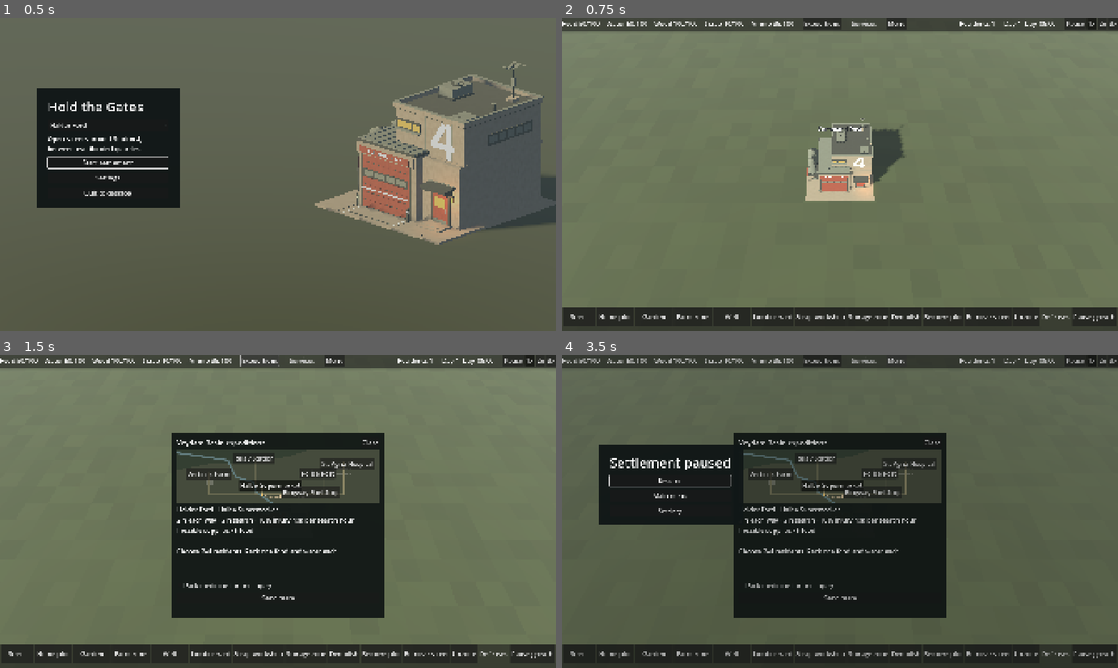
Above: before the commit, frames 1-4 (two rows, left to right).
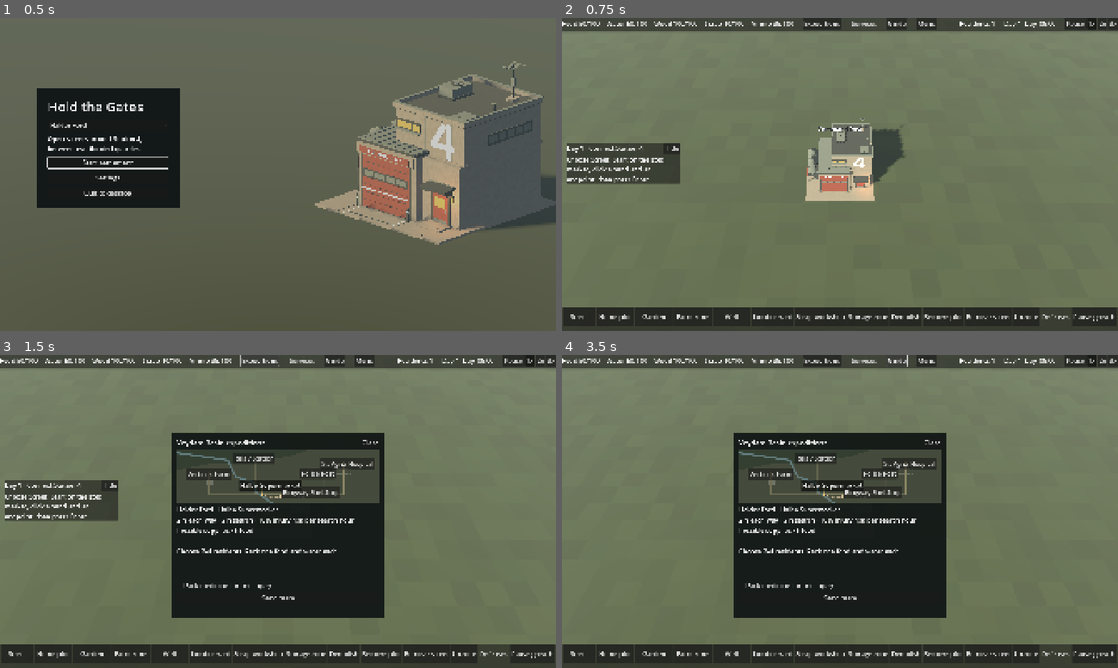
Above: after the commit, the same moments.

Repository: J3vb/zombie-city-builder
Game: Godot game, scene res://scenes/main/title.tscn
Same seed, same stepped clock (60 frames per second), same inputs: the game is played once before the commit and once after it.
Inputs (mouse positions are in pixels of both pictures, inside the frame that each line leads up to):
- Up to frame 1 (0.5 s): no input
- Up to frame 2 (0.75 s): click "Start settlement" at 0.5 s
- Up to frame 3 (1.5 s): click "Expeditions" at 1.25 s
- Up to frame 4 (3.5 s): click "Services" at 2 s; click (895, 361) at 2.75 s, where only the run after the commit has a clickable "Guide"

Frame 1 is identical in both runs. In frame 2, 2.7% of the frame differs, in the area x 0-68%, y 0-54%; in frame 3, 2.7%; in frame 4, 31%, in the area x 0-100%, y 0-97%.

Commit message:
Guide the first three days and score the settlement's nights

Diff:
--- a/project.godot
+++ b/project.godot
@@ -17,6 +17,7 @@
 EventBus="*res://scripts/autoload/event_bus.gd"
 GameClock="*res://scripts/autoload/game_clock.gd"
 Economy="*res://scripts/autoload/economy.gd"
+AudioManager="*res://scripts/autoload/audio_manager.gd"
 
 [display]
 
--- a/scenes/ui/hud.tscn
+++ b/scenes/ui/hud.tscn
@@ -11,6 +11,8 @@
 [ext_resource type="PackedScene" path="res://scenes/ui/service_panel.tscn" id="5_services"]
 
 [ext_resource type="PackedScene" path="res://scenes/ui/research_panel.tscn" id="6_tech"]
+
+[ext_resource type="Script" path="res://scripts/ui/opening_guide.gd" id="7_guide"]
 
 [node name="Hud" type="CanvasLayer"]
 script = ExtResource("1_hud")
@@ -41,6 +43,11 @@
 [node name="Services" type="MenuButton" parent="TopBar/Scroll/Row"]
 unique_name_in_owner = true
 text = "Services"
+
+[node name="GuideButton" type="Button" parent="TopBar/Scroll/Row"]
+unique_name_in_owner = true
+text = "Guide"
+visible = false
 
 [node name="Menu" type="Button" parent="TopBar/Scroll/Row"]
 unique_name_in_owner = true
@@ -119,3 +126,7 @@
 [node name="ServicePanel" parent="." instance=ExtResource("5_services")]
 
 [node name="ResearchPanel" parent="." instance=ExtResource("6_tech")]
+
+[node name="OpeningGuide" type="PanelContainer" parent="."]
+visible = false
+script = ExtResource("7_guide")
--- /dev/null
+++ b/scripts/autoload/audio_manager.gd
@@ -0,0 +1,146 @@
+extends Node
+## Plays settlement music and mixes bounded sound effects independently from simulation.
+
+const TRACKS := ["day_watch", "dusk_watch", "horde_watch"]
+const EFFECTS := ["gate", "breach", "radio", "warning", "work", "shot", "groan", "select"]
+const POOL_SIZE := 10
+
+var town: World
+var track := ""
+var _clips: Dictionary[String, AudioStream] = {}
+var _voices: Array[AudioStreamPlayer] = []
+var _music := AudioStreamPlayer.new()
+var _ui := AudioStreamPlayer.new()
+var _alert := AudioStreamPlayer.new()
+var _last: Dictionary[String, int] = {}
+var _headless := DisplayServer.get_name() == "headless"
+var _quitting := false
+var _radio_pending := false
+var _groan_in := 0.0
+var _phase_timer := 0.0
+
+
+func _ready() -> void:
+	process_mode = Node.PROCESS_MODE_ALWAYS
+	get_tree().auto_accept_quit = false
+	get_window().close_requested.connect(quit_game)
+	for id: String in TRACKS + EFFECTS:
+		var clip := load("res://assets/audio/%s.ogg" % id) as AudioStreamOggVorbis
+		if clip != null:
+			clip.loop = id in TRACKS
+			_clips[id] = clip
+	for player in [_music, _ui, _alert]:
+		add_child(player)
+	_music.bus = &"Music"
+	_ui.bus = &"UI"
+	_alert.bus = &"SFX"
+	for i in POOL_SIZE:
+		var player := AudioStreamPlayer.new()
+		player.bus = &"SFX"
+		add_child(player)
+		_voices.append(player)
+	EventBus.building_placed.connect(_building)
+	get_tree().node_added.connect(_new_control)
+	_play_track("day_watch")
+
+
+func _new_control(node: Node) -> void:
+	if node is BaseButton and not node.pressed.is_connected(_click):
+		node.pressed.connect(_click)
+
+
+func _building(_site: Node) -> void:
+	effect("work")
+
+
+func _click() -> void:
+	_play(_ui, "select")
+
+
+func bind(world: World) -> void:
+	town = world
+	_last.clear()
+	_radio_pending = false
+	_groan_in = 3.0
+	_phase_timer = 0.0
+	_play_track("day_watch")
+
+
+func _process(dt: float) -> void:
+	_phase_timer -= dt
+	if _phase_timer > 0.0:
+		return
+	_phase_timer = 0.25
+	if not is_instance_valid(town) or not town.is_inside_tree():
+		town = null
+		_play_track("day_watch")
+		return
+	var choice := town.expeditions.phase == Expeditions.Phase.CHOICE
+	if choice and not _radio_pending:
+		effect("radio")
+	_radio_pending = choice
+	if get_tree().paused or GameClock.ended or GameClock.speed == 0:
+		return
+	if (
+		GameClock.is_night()
+		and town.horde.warning_day == GameClock.day
+		and town.horde.approach >= 0
+	):
+		_play_track("horde_watch")
+	elif GameClock._dusk_sent:
+		_play_track("dusk_watch")
+	else:
+		_play_track("day_watch")
+	_groan_in -= _phase_timer
+	if _groan_in <= 0.0 and town.zombies.count() > 0:
+		var center := town.to_sim(town.camera.position)
+		if town.zombies.has_living_near(center, town.tile_size().x * 24):
+			effect("groan")
+		_groan_in = 5.0
+
+
+func _play_track(id: String) -> void:
+	if track != id:
+		track = id
+		_play(_music, id)
+
+
+func _play(player: AudioStreamPlayer, id: String) -> void:
+	if not _quitting and _clips.has(id):
+		player.stream = _clips[id]
+		if not _headless:
+			player.play()
+
+
+func effect(id: String) -> void:
+	if not is_instance_valid(town) or not town.is_inside_tree() or not _clips.has(id):
+		return
+	var now := Time.get_ticks_msec()
+	if _last.has(id) and now - _last[id] < 140:
+		return
+	_last[id] = now
+	if id in ["warning", "radio", "breach"]:
+		_play(_alert, id)
+		return
+	for voice in _voices:
+		if not voice.playing:
+			_play(voice, id)
+			return
+
+
+func quit_game() -> void:
+	if _quitting:
+		return
+	_quitting = true
+	for player: AudioStreamPlayer in _voices + [_music, _ui, _alert]:
+		player.stop()
+	# Let the audio driver finish the outstanding mix before releasing the streams.
+	await get_tree().create_timer(maxf(0.12, AudioServer.get_output_latency() * 2.0)).timeout
+	get_tree().quit()
+
+
+func _exit_tree() -> void:
+	for player: AudioStreamPlayer in _voices + [_music, _ui, _alert]:
+		player.stop()
+		player.stream = null
+	_clips.clear()
--- a/scripts/buildings/defense_tower.gd
+++ b/scripts/buildings/defense_tower.gd
@@ -52,6 +52,7 @@
 	world.zombies.weapon_hit(nearest, rules.damage, rules.ammo_per_shot > 0)
 	if rules.noise_tiles > 0.0:
 		world.horde.gunshot()
+		AudioManager.effect("shot")
 	world.zombies.alert(origin, rules.noise_tiles * world.grid.tile_size)
 	shots += 1
 	_cooldown = rules.shot_interval
--- a/scripts/main/main.gd
+++ b/scripts/main/main.gd
@@ -4,6 +4,7 @@
 
 const WORLD_SCENE := preload("res://scenes/world/world.tscn")
 
+var guided := false
 var selected_map: MapDef
 var world: World
 
@@ -30,7 +31,8 @@
 	world.map_def = selected_map
 	add_child(world)
 	move_child(world, 0)
-	_hud.bind(world.build_tool)
+	AudioManager.bind(world)
+	_hud.bind(world.build_tool, guided)
 	_hud.show()
 
 
--- a/scripts/main/session_front.gd
+++ b/scripts/main/session_front.gd
@@ -26,7 +26,7 @@
 	%Start.pressed.connect(start_game)
 	%Resume.pressed.connect(resume_game)
 	%Return.pressed.connect(_ask_return)
-	%Quit.pressed.connect(func() -> void: get_tree().quit())
+	%Quit.pressed.connect(AudioManager.quit_game)
 	%Confirm.pressed.connect(return_to_title)
 	%Back.pressed.connect(pause_game)
 	$TitleSet/Camera.look_at(Vector3(-3, 2, 4))
@@ -50,6 +50,7 @@
 	remove_child(_set)
 	game = GAME.instantiate() as Main
 	game.selected_map = MAPS[_choice.selected]
+	game.guided = true
 	game.process_mode = Node.PROCESS_MODE_PAUSABLE
 	add_child(game)
 	game.world.camera.lens.make_current()
--- a/scripts/systems/horde_director.gd
+++ b/scripts/systems/horde_director.gd
@@ -105,6 +105,7 @@
 				available.append(side)
 		if not available.is_empty():
 			approach = available[rng.randi_range(0, available.size() - 1)]
+			AudioManager.effect("warning")
 	warning_day = day
 
 
--- a/scripts/ui/hud.gd
+++ b/scripts/ui/hud.gd
@@ -26,6 +26,7 @@
 
 
 func _ready() -> void:
+	%GuideButton.pressed.connect($OpeningGuide.toggle)
 	for id in ["clinic", "cold_room", "generator", "floodlight"]:
 		_services.append(load("res://data/buildings/%s.tres" % id) as ServiceDef)
 	%Services.get_popup().add_item("Town health and power", 0)
@@ -135,7 +136,10 @@
 		$ExpeditionPanel.open(_build_tool.world.expeditions)
 
 
-func bind(build_tool: BuildTool) -> void:
+func bind(build_tool: BuildTool, guided: bool = false) -> void:
+	%GuideButton.visible = guided
+	if guided:
+		$OpeningGuide.bind(build_tool.world)
 	$ResearchPanel.hide()
 	_build_tool = build_tool
 	$ServicePanel.hide()
--- /dev/null
+++ b/scripts/ui/opening_guide.gd
@@ -0,0 +1,157 @@
+class_name OpeningGuide
+extends PanelContainer
+## Guides the first three days using milestones reached in the live settlement.
+
+const STEPS := [
+	[
+		"Day 1 · Connect Station 4",
+		(
+			"Choose Street. Start on the gold marker, click a bend and an endpoint, "
+			+ "then press Enter."
+		)
+	],
+	[
+		"Day 1 · House the first workers",
+		(
+			"Choose Home plot beside the connected street. Reserve two plots so the "
+			+ "town can staff defenses."
+		)
+	],
+	[
+		"Day 1 · Take the first watch",
+		(
+			"Open Defenses and place a watchtower near Station 4. After Ada finishes, "
+			+ "use Manage worker to post a resident. Pack ammo at Station 4."
+		)
+	],
+	[
+		"Day 2 · Grow food",
+		(
+			"Choose Garden and place it on its own patch of clear ground. Assign a "
+			+ "daytime worker or leave hiring open."
+		)
+	],
+	[
+		"Day 2 · Supply water",
+		(
+			"Place a Well and staff it. Workers deliver finished shifts at dawn. "
+			+ "Inspect a site to see what's blocking production."
+		)
+	],
+	[
+		"Day 2 · Build a gate",
+		(
+			"Open Defenses and place a gate on a street. Let the builder finish it, "
+			+ "then inspect it to choose whether to close at dusk."
+		)
+	],
+	[
+		"Day 3 · Read the warning",
+		(
+			"Check the incoming edge at dusk. Move defenders back to their towers and "
+			+ "pack enough rounds before nightfall."
+		)
+	],
+	[
+		"Day 3 · Hold until dawn",
+		"Keep Station 4 and at least one resident alive through the third night."
+	],
+	[
+		"Opening complete",
+		"You held the first major horde. Open Expeditions to plan your first trip " + "out of town."
+	]
+]
+
+var step := 0
+var dismissed := false
+var world: World
+var _heading := Label.new()
+var _body := Label.new()
+var _timer := 0.0
+
+
+func _ready() -> void:
+	anchor_top = 0.5
+	anchor_bottom = 0.5
+	offset_left = 16
+	offset_right = 407
+	offset_top = -110
+	grow_vertical = GROW_DIRECTION_END
+	var box := VBoxContainer.new()
+	add_child(box)
+	var top := HBoxContainer.new()
+	box.add_child(top)
+	_heading.size_flags_horizontal = SIZE_EXPAND_FILL
+	top.add_child(_heading)
+	var close := Button.new()
+	close.text = "Hide"
+	close.pressed.connect(toggle)
+	top.add_child(close)
+	_body.autowrap_mode = TextServer.AUTOWRAP_WORD_SMART
+	_body.mouse_filter = MOUSE_FILTER_IGNORE
+	box.add_child(_body)
+	_refresh()
+
+
+func bind(town: World) -> void:
+	world = town
+	step = 0
+	dismissed = false
+	show()
+	_refresh()
+
+
+func toggle() -> void:
+	dismissed = not dismissed
+	visible = not dismissed
+
+
+func _process(dt: float) -> void:
+	_timer -= dt
+	if _timer <= 0.0 and is_instance_valid(world) and not GameClock.ended:
+		_timer = 0.5
+		advance()
+
+
+func advance() -> void:
+	while step < STEPS.size() - 1 and _achieved():
+		step += 1
+	_refresh()
+
+
+func _achieved() -> bool:
+	var done := false
+	match step:
+		0:
+			for road: Street in world.roads.roads.values():
+				if road.controls.size() >= 3 and world.roads.reachable.has(road.line[0]):
+					done = true
+					break
+		1:
+			done = world.plots.plots.size() >= 2
+		2:
+			for member in world.safety.people:
+				if member.on_watch():
+					done = true
+					break
+		3, 4:
+			var item: StringName = &"food" if step == 3 else &"water"
+			for site in world.jobs.sites:
+				if site.def.output_resource == item and world.jobs.worker_at(site) != null:
+					done = true
+					break
+		5:
+			for segment: BarrierSegment in world.grid.barriers.values():
+				if segment.complete and segment.def.gate:
+					done = true
+					break
+		6:
+			done = world.horde.warning_day >= 3 and (world.horde.approach >= 0 or GameClock.day > 3)
+		7:
+			done = GameClock.day >= 4 and world.command_post.health > 0
+	return done
+
+
+func _refresh() -> void:
+	_heading.text = STEPS[step][0]
+	_body.text = STEPS[step][1]
--- a/scripts/world/perimeter.gd
+++ b/scripts/world/perimeter.gd
@@ -128,6 +128,7 @@
 		_closing.append(segment)
 	elif segment.opened != open:
 		segment.opened = open
+		AudioManager.effect("gate")
 		world.grid.restore_ground(segment.cell)
 		_changed()
 
@@ -153,6 +154,7 @@
 	if segment.complete and segment.health > 0 and not damaged.has(segment):
 		damaged.append(segment)
 	if segment.health == 0:
+		AudioManager.effect("breach")
 		remove(segment, false)
 
 
--- /dev/null
+++ b/tests/test_opening_guide.gd
@@ -0,0 +1,46 @@
+extends TestCase
+## Verify that objectives respond to the player's town, and alerts keep a reserved audio voice.
+
+
+func test_connected_street_advances_and_guide_can_be_reopened() -> void:
+	var fx := WorldFixture.new()
+	var w := fx.create()
+	var guide := OpeningGuide.new()
+	w.add_child(guide)
+	guide.bind(w)
+	guide.advance()
+	assert_eq(guide.step, 0)
+	var start := w.roads.entrance
+	var tiles := float(w.grid.tile_size)
+	var path := PackedVector2Array(
+		[start, start + Vector2(0, 4) * tiles, start + Vector2(3, 8) * tiles]
+	)
+	assert_true(w.roads.add_road(path) != null)
+	guide.advance()
+	assert_eq(guide.step, 1)
+	guide.toggle()
+	assert_true(not guide.visible)
+	guide.toggle()
+	assert_true(guide.visible)
+	assert_eq(guide.step, 1)
+	fx.destroy()
+
+
+func test_sound_mixer_uses_bounded_voices_and_distinct_watch_music() -> void:
+	var fx := WorldFixture.new()
+	var w := fx.create()
+	AudioManager.bind(w)
+	assert_eq(AudioManager.track, "day_watch")
+	for id: String in AudioManager.TRACKS + AudioManager.EFFECTS:
+		assert_true(AudioManager._clips.has(id), "Missing audio " + id)
+	assert_eq(AudioManager._voices.size(), AudioManager.POOL_SIZE)
+	AudioManager.effect("warning")
+	assert_true(AudioManager._alert.stream == AudioManager._clips["warning"])
+	GameClock.time_of_day = 0.85
+	GameClock._dusk_sent = true
+	w.horde.warning_day = GameClock.day
+	w.horde.approach = 1
+	AudioManager._phase_timer = 0
+	AudioManager._process(0.3)
+	assert_eq(AudioManager.track, "horde_watch")
+	fx.destroy()
Not shown, added: assets/audio/breach.ogg.import
Not shown, added: assets/audio/day_watch.ogg.import
Not shown, added: assets/audio/dusk_watch.ogg.import
Not shown, added: assets/audio/gate.ogg.import
Not shown, added: assets/audio/groan.ogg.import
Not shown, added: assets/audio/horde_watch.ogg.import
Not shown, added: assets/audio/radio.ogg.import
Not shown, added: assets/audio/select.ogg.import
Not shown, added: assets/audio/shot.ogg.import
Not shown, added: assets/audio/warning.ogg.import
Not shown, added: assets/audio/work.ogg.import
Binary file added: docs/benchmarks/opening-guide.webp
(and 17 more such lines)
